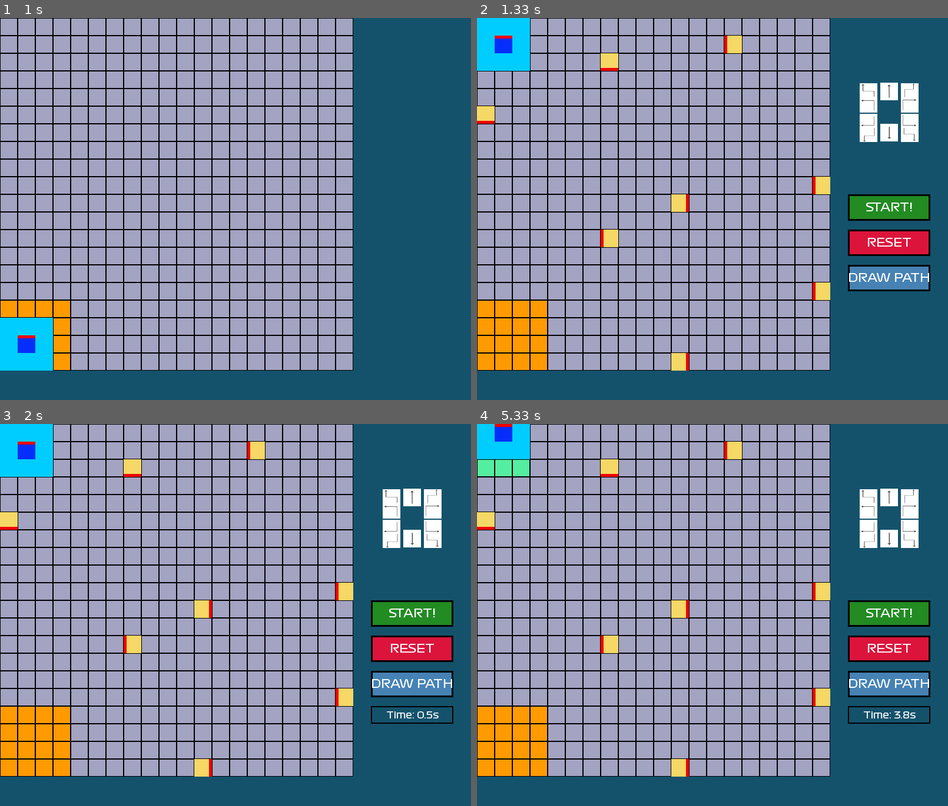
Above: before the commit, frames 1-4 (two rows, left to right).
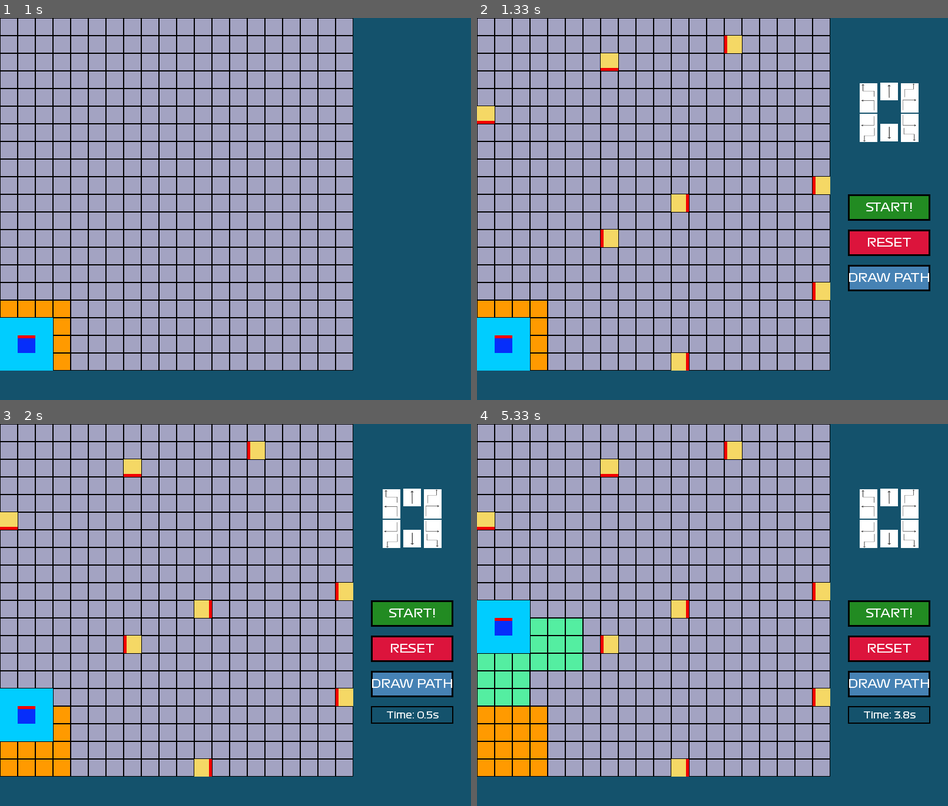
Above: after the commit, the same moments.

Repository: SC2079-MDP-Group-31/MDP-Algo
Game: pygame game, started from main.py
Two runs of this game, one before a commit and one after it. Both use one fixed random seed, a clock stepped at 60 frames per second and the inputs below.
Inputs:
- Up to frame 1 (1 s): tap E at 0.33 s; click "RESET" at 0.85 s
- Up to frame 2 (1.33 s): no input
- Up to frame 3 (2 s): click "START!" at 1.42 s; tap Space at 1.8 s
- Up to frame 4 (5.33 s): no input

Frame 1 is identical in both runs. In frame 2, 3.1% of the frame differs, in the area x 0-12%, y 0-93%; in frame 3, 3.1%; in frame 4, 5.8%, in the area x 0-23%, y 0-74%.

Commit message:
simulation

Diff:
--- a/simulation.py
+++ b/simulation.py
@@ -37,7 +37,7 @@
         self.drawGridBackground()
 
     def reset(self, bot):
-        """Reset the simulation to initial state"""
+        """Reset the simulation to initial state - robot back to bottom-left corner"""
         print("Resetting simulation...")
 
         # Stop any current execution
@@ -50,7 +50,7 @@
 
         # Reset robot to initial starting position (bottom-left corner)
         # Starting position in world coordinates
-        start_world_x = 10  # 1 cell from left edge
+        start_world_x = 180  # 1 cell from left edge
         start_world_y = 10  # 1 cell from bottom edge
         start_direction = Direction.TOP
 
@@ -58,17 +58,14 @@
 
         # Update the robot's actual position
         if hasattr(self.bot, 'set_position'):
-            # Convert world coordinates to grid coordinates for robot
             grid_x = start_world_x // 10
             grid_y = start_world_y // 10
             self.bot.set_position(grid_x, grid_y, start_direction)
             print(f"Bot position set to grid: ({grid_x}, {grid_y})")
 
-        # Update the display position (this is what's shown on screen)
-        # Convert to display coordinates
-        display_x = (constants.GRID_LENGTH - constants.GRID_CELL_LENGTH - start_world_y) // 10
-        display_y = start_world_x // 10
-
+        # Update the display position
+        display_x = grid_x
+        display_y = grid_y
         self.currentPos = (display_x, display_y, start_direction)
         print(f"Display position set to: {self.currentPos}")
 
